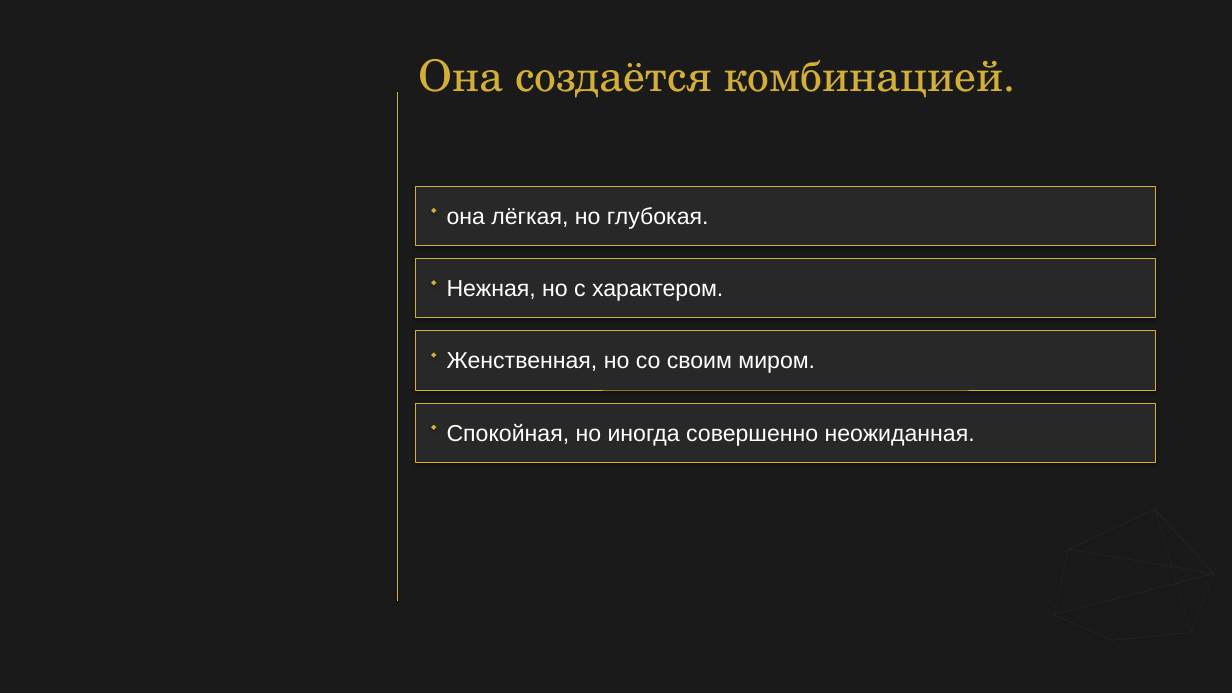
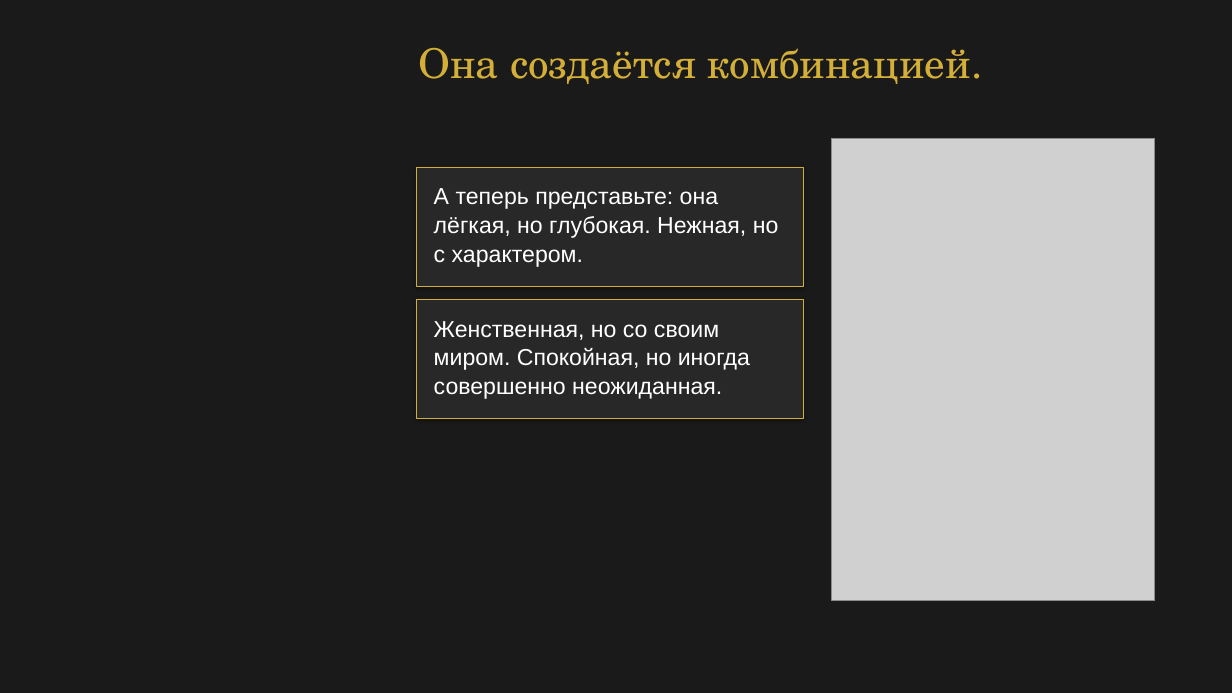
Before and after one commit to babylonofkommod-ai/-, a slide deck: slide 21 of Ваш Кристалл незабываемости.pptx (slide 15 before the commit). Drawn at 1232x693 pixels with LibreOffice and Linux fonts; fonts in the diff are those of the drawing; grey boxes stand for pictures. Boxes give left, top, right and bottom in pixels: in the first picture for what was removed or moved away, otherwise in the second. Text is boxed around its words. In the diff, an @@ line names an element or a change of style, - is before the commit and + after.

```diff
--- a/Ваш Кристалл незабываемости.pptx
+++ b/Ваш Кристалл незабываемости.pptx
@@ text "Она создаётся комбинацией.": place and size @@
-text "Она создаётся комбинацией." at <box>418,59,1003,98</box>
+text "Она создаётся комбинацией." at <box>418,47,971,84</box>
@@ text "Она создаётся комбинацией." at <box>418,47,971,84</box>: size 34 to 32 pt; line spacing 42.2pt to 39.7pt @@
@@ line removed from (397, 92) to (397, 601) @@
@@ picture added at <box>832,139,1155,601</box> @@
@@ rectangle: place and size @@
-rectangle at <box>416,186,1155,245</box>
+rectangle at <box>417,167,804,287</box>
@@ diamond removed at <box>432,208,437,213</box> @@
@@ text at <box>434,188,779,267</box>: text changed @@
-она лёгкая, но глубокая.
+А теперь представьте: она
+лёгкая, но глубокая. Нежная, но
+с характером.
@@ rectangle removed at <box>416,259,1155,318</box> @@
@@ rectangle: place and size @@
-rectangle at <box>416,331,1155,390</box>
+rectangle at <box>417,299,804,419</box>
@@ diamond removed at <box>432,280,437,286</box> @@
@@ text removed at <box>447,280,723,301</box> @@
-Нежная, но с характером.
@@ text at <box>434,321,750,399</box>: text changed @@
-Женственная, но со своим миром.
+Женственная, но со своим
+миром. Спокойная, но иногда
+совершенно неожиданная.
@@ diamond removed at <box>432,352,437,358</box> @@
@@ rectangle removed at <box>416,403,1155,462</box> @@
@@ diamond removed at <box>432,425,437,431</box> @@
@@ text removed at <box>447,424,975,446</box> @@
-Спокойная, но иногда совершенно неожиданная.
@@ line removed from (1069, 549) to (1155, 509) @@
@@ line removed from (1155, 509) to (1214, 574) @@
@@ line removed from (1155, 509) to (1191, 633) @@
@@ line removed from (1054, 615) to (1069, 549) @@
@@ line removed from (1069, 549) to (1214, 574) @@
@@ line removed from (1214, 574) to (1054, 615) @@
```
Also in this commit, not shown: 12 other slides changed, 9 slides added, 3 slides removed, 9 other files.
